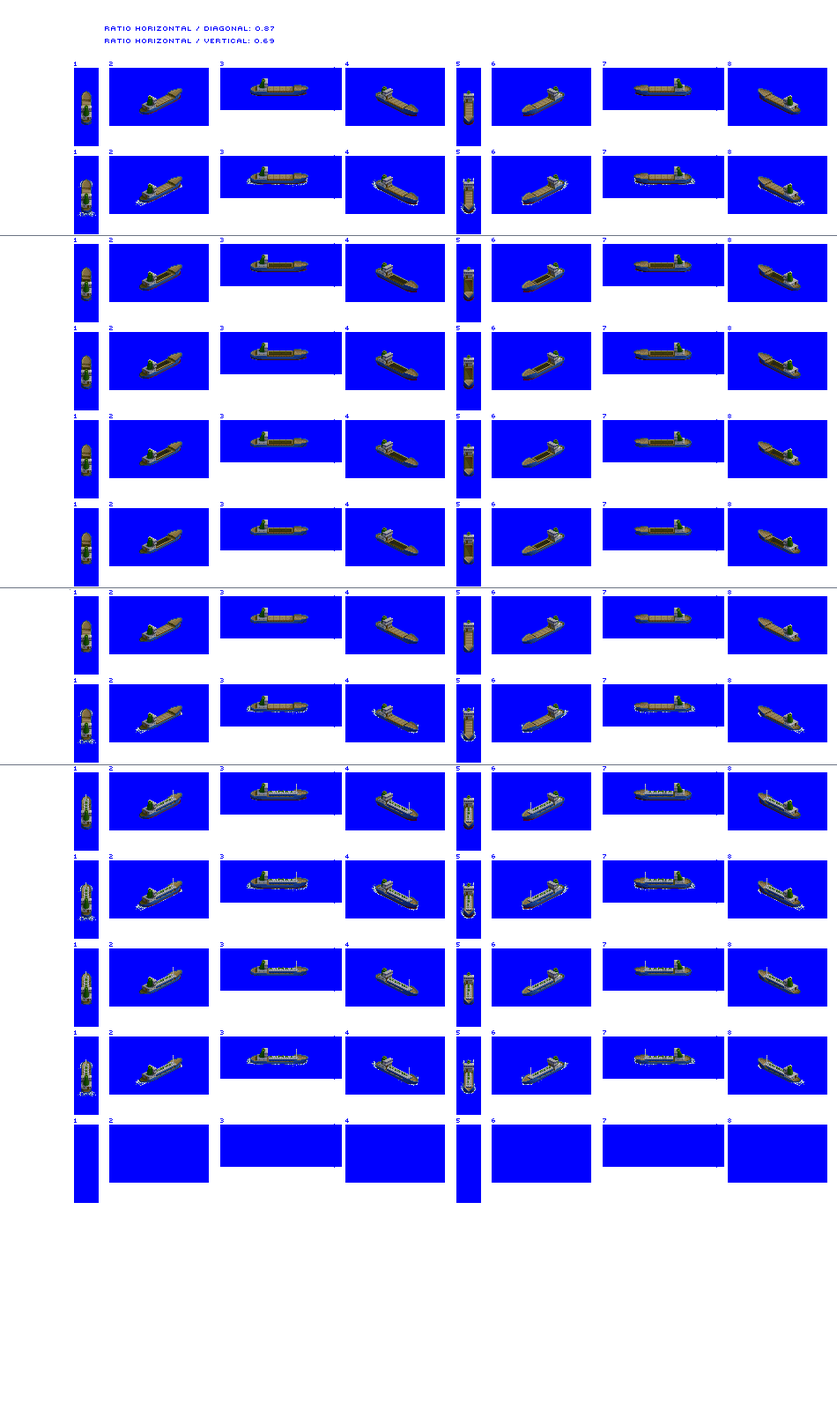
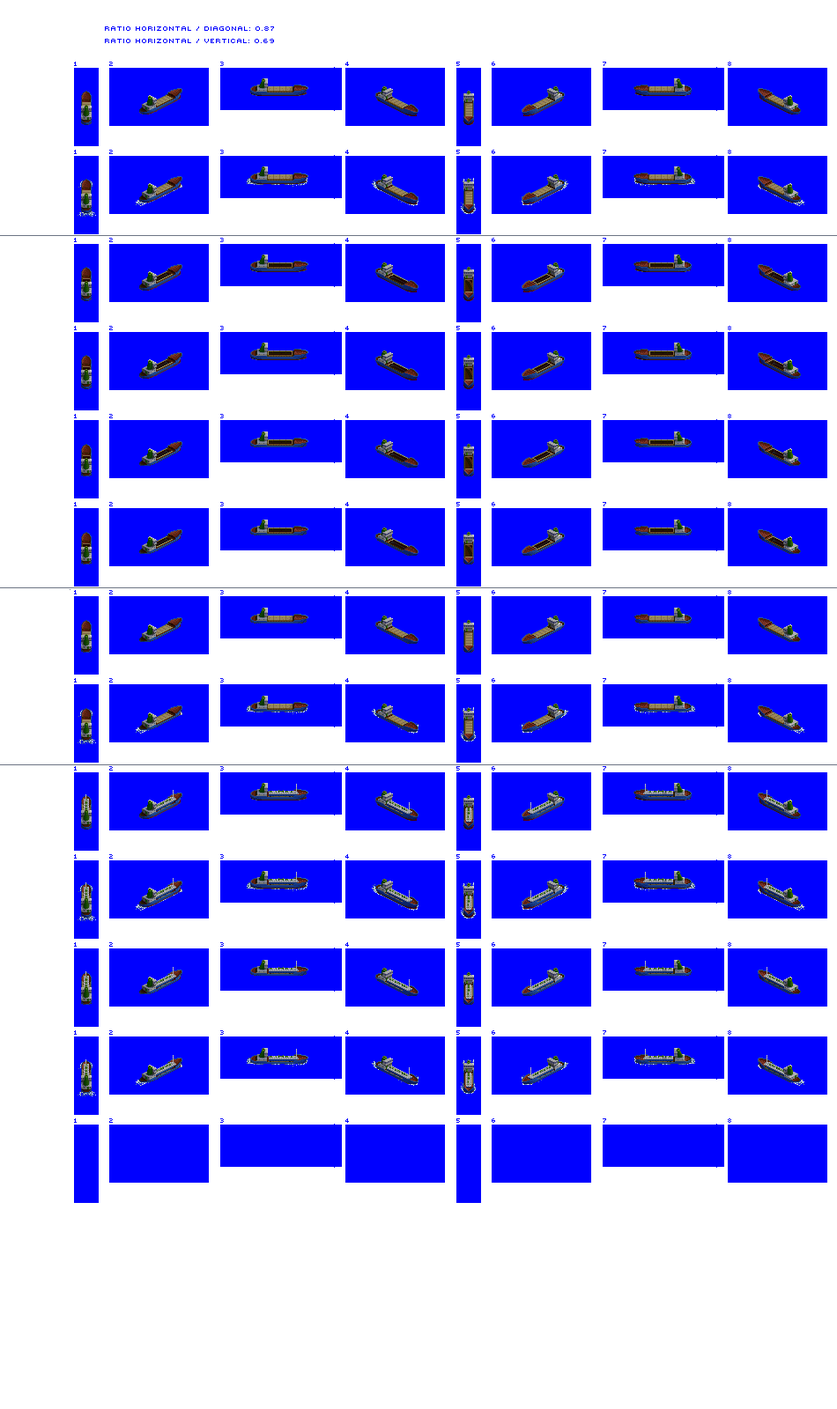
Two versions of the same layered image (837x1409). Layer-by-layer changes:
painted on "Medium Trader" over [81, 85, 800, 1093]
